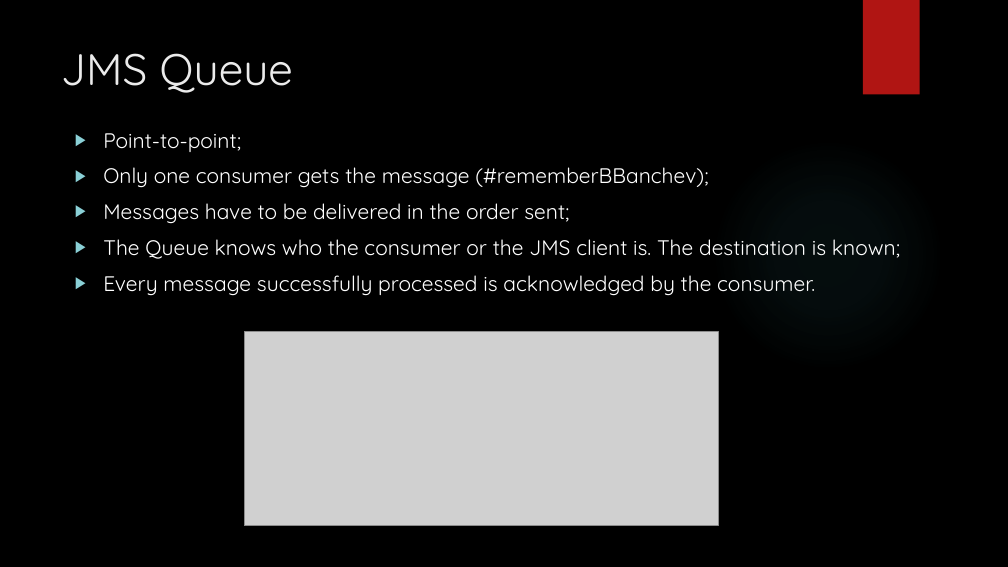
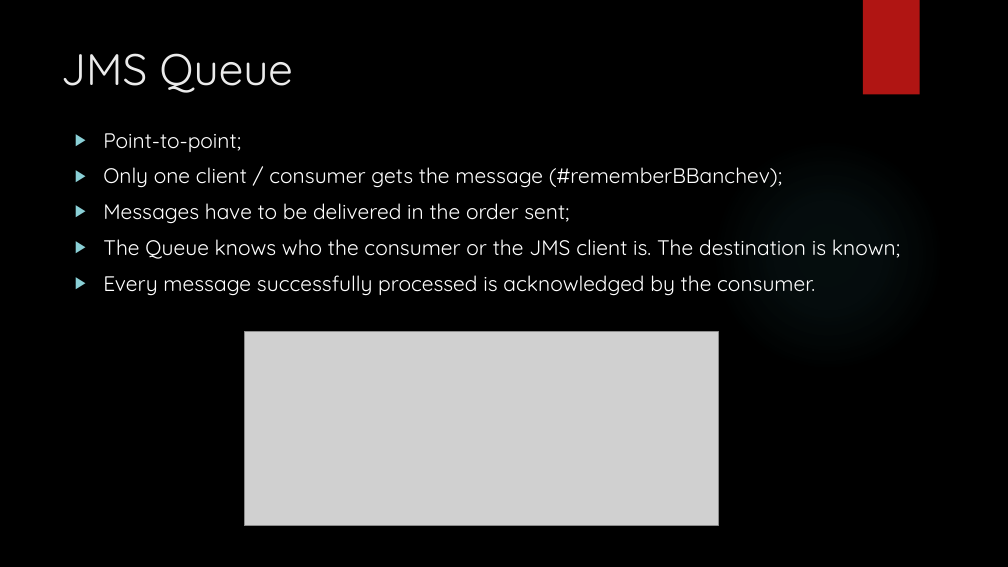
Before and after one commit to ivorusev/jms-tutorial-resources, a slide deck: slide 10 of jms-basics-day-one.pptx (slide 8 before the commit). Drawn at 1008x567 pixels with LibreOffice and Linux fonts; fonts in the diff are those of the drawing; grey boxes stand for pictures; background and template pictures are left out. Boxes give left, top, right and bottom in pixels: in the first picture for what was removed or moved away, otherwise in the second. Text is boxed around its words. In the diff, an @@ line names an element or a change of style, - is before the commit and + after.

```diff
--- a/jms-basics-day-one.pptx
+++ b/jms-basics-day-one.pptx
@@ text at (x1=103, y1=167, x2=782, y2=188): text changed @@
-▶ Only one consumer gets the message (#rememberBBanchev);
+▶ Only one client / consumer gets the message (#rememberBBanchev);
```
Also in this commit, not shown: 11 other slides changed, 7 slides added, 1 slide removed, 2 other files.
